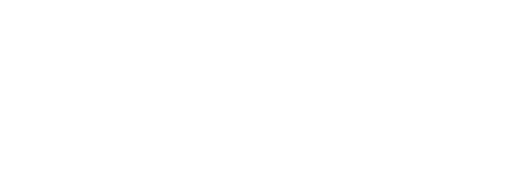
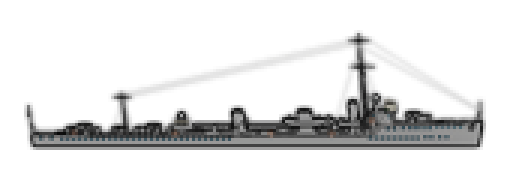
Comparing the layer stacks of the two (510, 180) images. Changes:
added layer "Layer 21" in group "Group 1" over 27, 33, 483, 147
hid "Layer 8" over 24, 30, 486, 150
